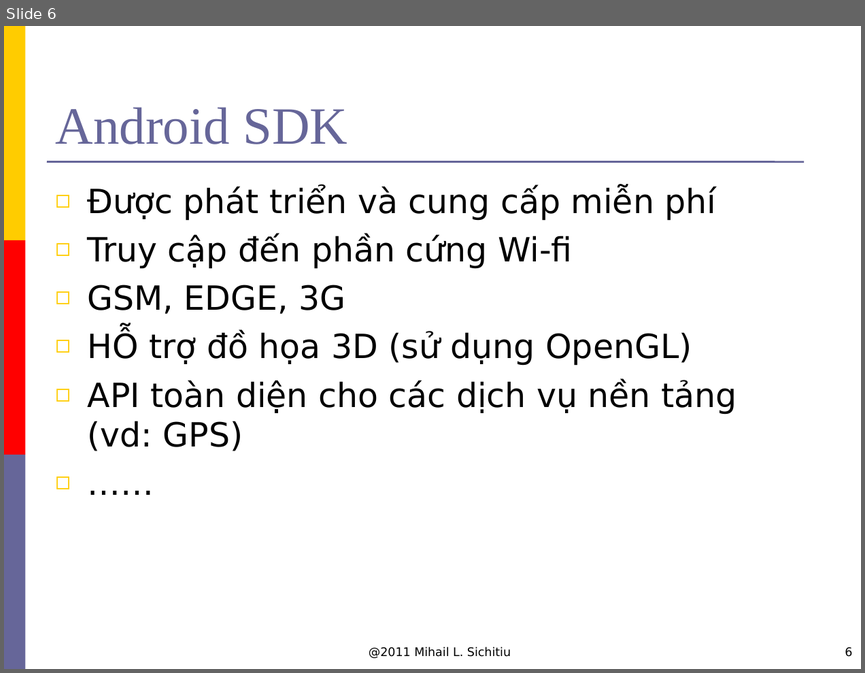
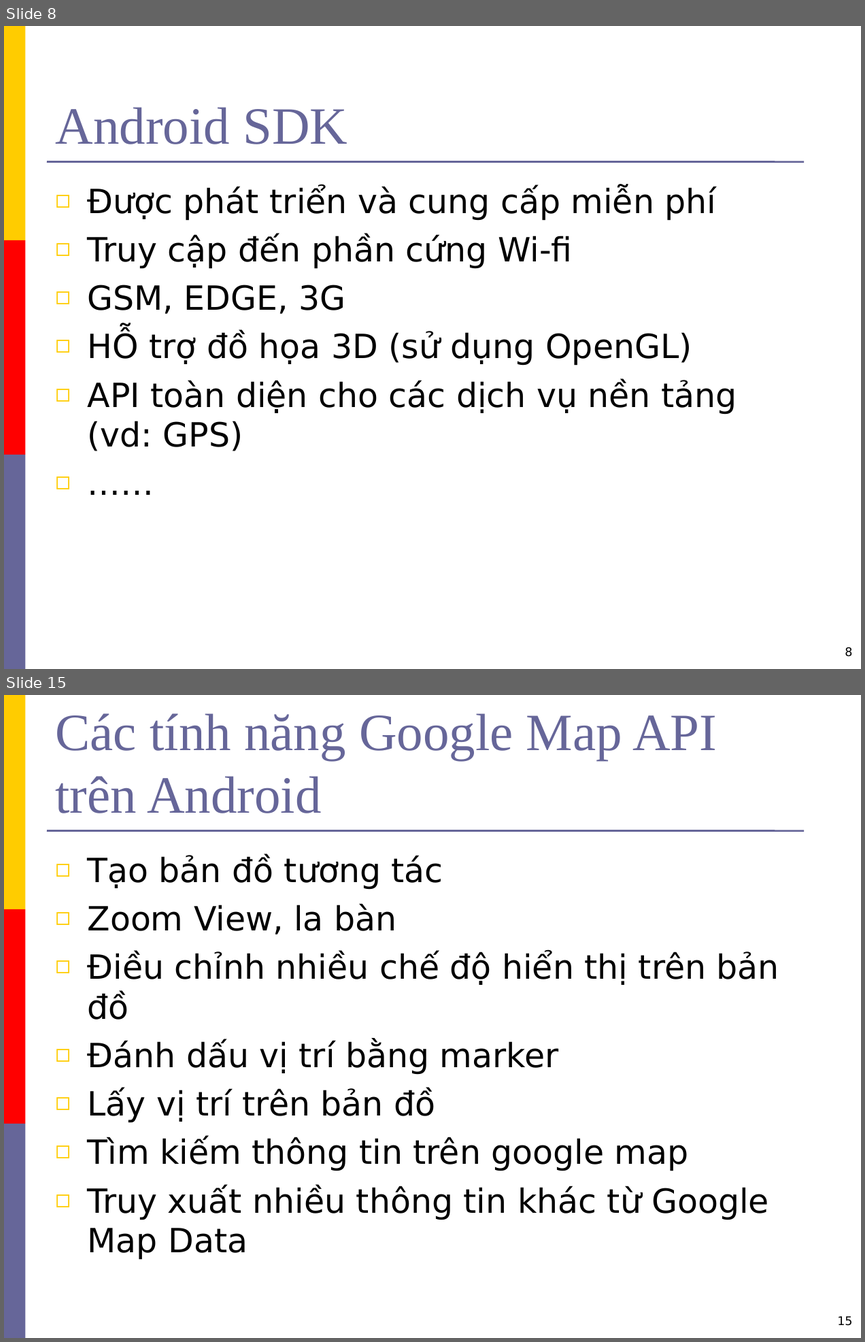
Before and after one commit to hungdien/google-map-api-and-map-on-android, a slide deck: Reports/Presentation.ppt. Shown one above the other, each under a label of ours: slide 6 before the commit, slides 8 and 15 after it; the slides between them are not shown. The pictures are 865x673 and 865x1342 pixels, drawn with LibreOffice and Linux fonts; fonts in the diff are those of the drawing; background and template pictures are left out. Boxes give left, top, right and bottom in pixels: in the first picture for what was removed or moved away, otherwise in the second. Text is boxed around its words. In the diff, an @@ line names an element or a change of style, - is before the commit and + after.

```diff
--- a/Reports/Presentation.ppt
+++ b/Reports/Presentation.ppt
@@ slide 15 added at bbox=[4, 695, 861, 1338], background #FFFFFF; not listed: 4 template elements that a slide beside it also shows @@
@@ title added at bbox=[56, 713, 717, 813], 44 pt, text #666699 @@
+Các tính năng Google Map API trên Android
@@ text added at bbox=[88, 855, 779, 1259], 28 pt, text #000000 @@
+◻ Tạo bản đồ tương tác
+◻ Zoom View, la bàn
+◻ Điều chỉnh nhiều chế độ hiển thị trên bản đồ
+◻ Đánh dấu vị trí bằng marker
+◻ Lấy vị trí trên bản đồ
+◻ Tìm kiếm thông tin trên google map
+◻ Truy xuất nhiều thông tin khác từ Google Map Data
@@ page number added at bbox=[837, 1316, 852, 1325], 10 pt, text #000000 @@
+15
@@ what was slide 6 is now slide 8 @@
@@ slide 8 changed as well @@
@@ text removed at bbox=[368, 647, 511, 658] @@
-@2011 Mihail L. Sichitiu
@@ page number at bbox=[844, 647, 852, 656]: text changed @@
-6
+8
```
Also in this commit, not shown: 5 other slides changed, 9 other slides added.
